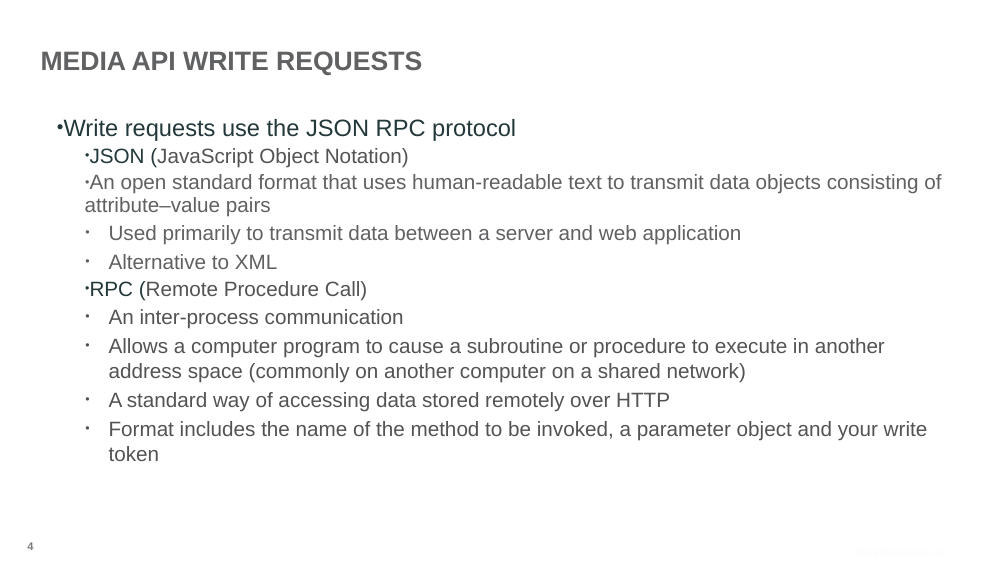
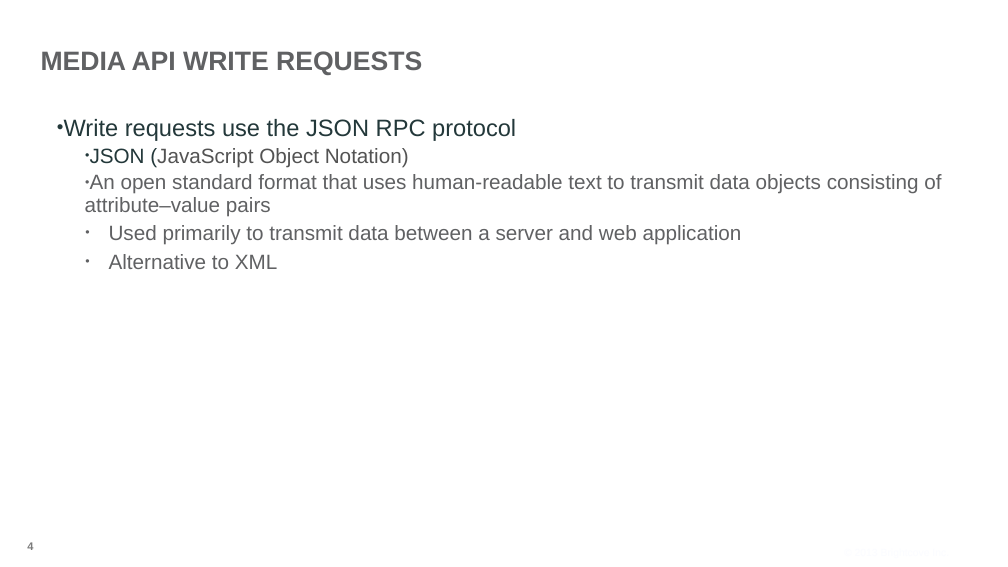
Before and after one commit to BrightcoveLearning/VideoCloudMediaAPI, a slide deck: slide 4 of VideoSessionsMaterials/Introducing.pptx. Drawn at 1008x567 pixels with LibreOffice and Linux fonts; fonts in the diff are those of the drawing; background and template pictures are left out. Boxes give left, top, right and bottom in pixels: in the first picture for what was removed or moved away, otherwise in the second. Text is boxed around its words. In the diff, an @@ line names an element or a change of style, - is before the commit and + after.

```diff
--- a/VideoSessionsMaterials/Introducing.pptx
+++ b/VideoSessionsMaterials/Introducing.pptx
@@ text at bbox=[90, 281, 928, 461]: paragraphs removed @@
-  • RPC (Remote Procedure Call)
-  • An inter-process communication
-  • Allows a computer program to cause a subroutine or procedure to execute in another address space (commonly on another computer on a shared network)
-  • A standard way of accessing data stored remotely over HTTP
-  • Format includes the name of the method to be invoked, a parameter object and your write token
```
Also in this commit, not shown: 2 other slides changed, 6 other files.
